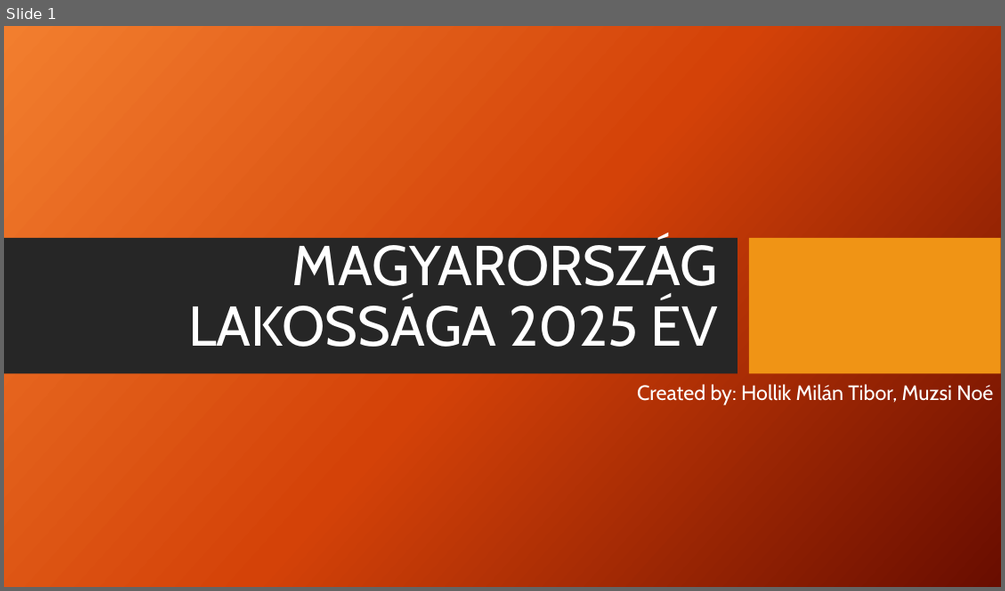
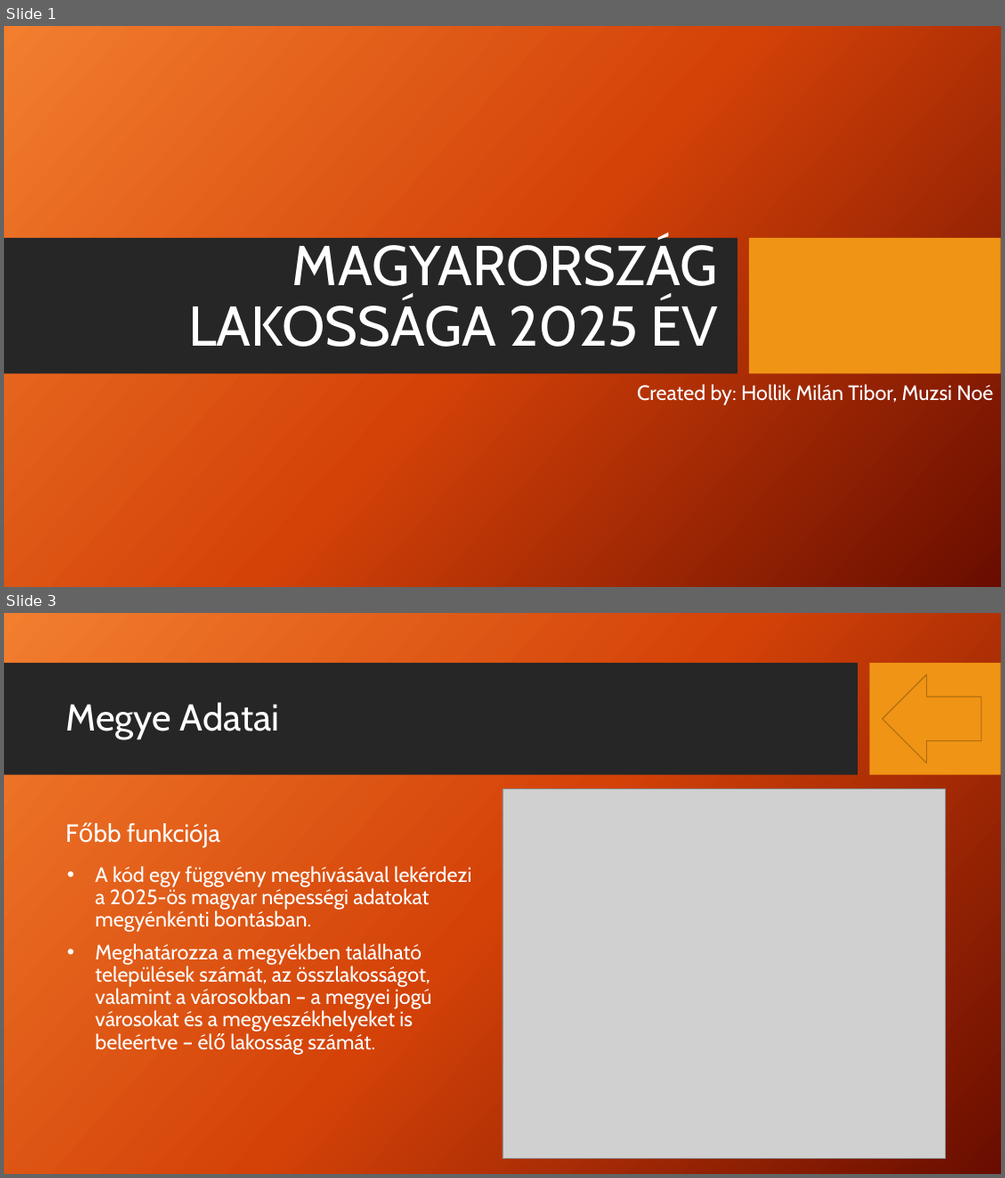
Before and after one commit to Buglya/nepesseg, a slide deck: MAGYARORSZÁG LAKOSSÁGA 2025 ÉV.pptx. Shown one above the other, each under a label of ours: slide 1 before the commit, slides 1 and 3 after it; the slides between them are not shown. The pictures are 1005x591 and 1005x1178 pixels, drawn with LibreOffice and Linux fonts; fonts in the diff are those of the drawing; grey boxes stand for pictures; background and template pictures are left out. Boxes give left, top, right and bottom in pixels: in the first picture for what was removed or moved away, otherwise in the second. Text is boxed around its words. In the diff, an @@ line names an element or a change of style, - is before the commit and + after.

```diff
--- a/MAGYARORSZÁG LAKOSSÁGA 2025 ÉV.pptx
+++ b/MAGYARORSZÁG LAKOSSÁGA 2025 ÉV.pptx
@@ slide 3 added at <box>4,613,1001,1174</box>, background picture (left out) @@
@@ rectangle added at <box>4,663,858,775</box>, fill #262626 @@
@@ rectangle added at <box>870,663,1001,775</box>, fill #F09415 @@
@@ left arrow added at <box>882,674,981,763</box>, fill #F09415, outline #B26D10 1 pt @@
@@ title added at <box>66,702,280,739</box>, 36 pt, text #FFFFFF @@
+Megye Adatai
@@ picture added at <box>502,788,946,1159</box> @@
@@ text added at <box>127,823,220,847</box>, 24 pt, text #FFFFFF @@
+Főbb funkciója
@@ text added at <box>95,866,471,1054</box>, 20 pt, text #FFFFFF @@
+• A kód egy függvény meghívásával lekérdezi a 2025-ös magyar népességi adatokat megyénkénti bontásban.
+• Meghatározza a megyékben található települések számát, az összlakosságot, valamint a városokban – a megyei jogú városokat és a megyeszékhelyeket is beleértve – élő lakosság számát.
```
Also in this commit, not shown: 1 slide changed, 2 other slides added, 1 slide removed.
